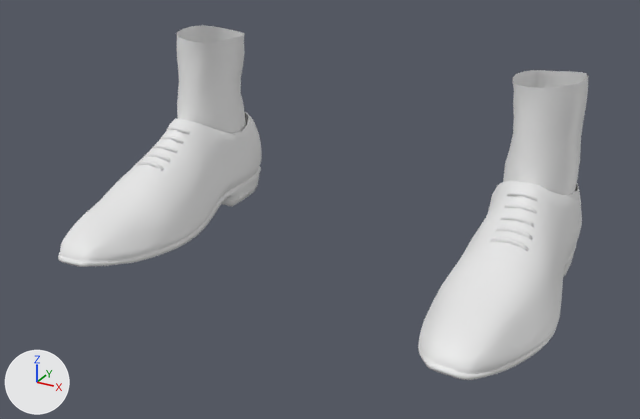
Two versions of the FBX model unity/Assets/SecondFace/People/Player/player_m__mindfront_shoes_oxford_male.fbx, one commit apart.
Before and after are seen from a camera (50 mm lens) standing at (0.405, -0.84, 0.409) and looking at (0.01, -0.123, 0.05). The axes (+X, +Y, +Z) are drawn at lower left. The lights are the same throughout. The older version comes first. Objects named as collision shapes, trigger or cutter boxes, shadow casters or lower levels of detail are left out.

Objects in the first picture: 'Cloth_mindfront_shoes_oxford_male_LOD0'.
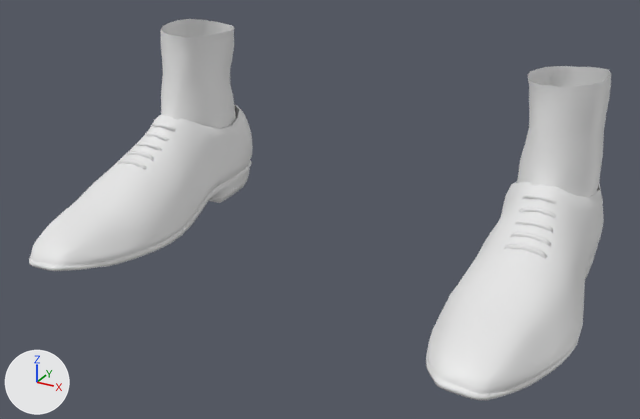
The newer file adds a shape key; the second version is drawn at full value of the shape key 'body-legs-decr' of 'Cloth_mindfront_shoes_oxford_male_LOD0', and the change is written as the vertex moves it makes.

Boxes (x1, y1, x2, y2) around the edits, measured in the pictures (640 x 419 px; the box of a moved part takes in the faces that stretch with it):
'Cloth_mindfront_shoes_oxford_male_LOD0', reshaped (10% wider, 7% taller)
    before: (58, 25, 588, 380)
    after: (29, 19, 611, 400)
part 1 of me_cloth_mindfront_shoes_oxford_male_lod0, moved or reshaped
    before: (490, 237, 529, 251)
    after: (504, 243, 548, 259)
part 2 of me_cloth_mindfront_shoes_oxford_male_lod0, moved or reshaped
    before: (495, 226, 532, 240)
    after: (510, 232, 551, 246)
part 3 of me_cloth_mindfront_shoes_oxford_male_lod0, moved or reshaped
    before: (500, 215, 534, 227)
    after: (515, 220, 553, 233)
part 4 of me_cloth_mindfront_shoes_oxford_male_lod0, moved or reshaped
    before: (504, 203, 537, 214)
    after: (519, 207, 556, 218)
part 5 of me_cloth_mindfront_shoes_oxford_male_lod0, moved or reshaped
    before: (507, 191, 538, 201)
    after: (522, 194, 557, 204)
part 6 of me_cloth_mindfront_shoes_oxford_male_lod0, moved or reshaped
    before: (418, 180, 582, 380)
    after: (426, 182, 604, 400)
part 7 of me_cloth_mindfront_shoes_oxford_male_lod0, moved or reshaped
    before: (137, 161, 163, 170)
    after: (118, 159, 146, 170)
part 8 of me_cloth_mindfront_shoes_oxford_male_lod0, moved or reshaped
    before: (145, 153, 170, 162)
    after: (126, 151, 154, 161)
part 9 of me_cloth_mindfront_shoes_oxford_male_lod0, moved or reshaped
    before: (153, 144, 177, 153)
    after: (136, 142, 162, 151)
part 10 of me_cloth_mindfront_shoes_oxford_male_lod0, moved or reshaped
    before: (160, 135, 184, 144)
    after: (144, 132, 169, 141)
part 11 of me_cloth_mindfront_shoes_oxford_male_lod0, moved or reshaped
    before: (167, 126, 190, 135)
    after: (151, 123, 176, 132)
part 12 of me_cloth_mindfront_shoes_oxford_male_lod0, moved or reshaped
    before: (58, 112, 262, 267)
    after: (29, 105, 253, 271)
part 13 of me_cloth_mindfront_shoes_oxford_male_lod0, moved or reshaped
    before: (503, 70, 588, 195)
    after: (517, 66, 611, 198)
part 14 of me_cloth_mindfront_shoes_oxford_male_lod0, moved or reshaped
    before: (177, 25, 246, 133)
    after: (161, 19, 236, 129)

Diff of the bpy script that builds the scene:
```diff
--- a/unity/Assets/SecondFace/People/Player/player_m__mindfront_shoes_oxford_male.fbx.py
+++ b/unity/Assets/SecondFace/People/Player/player_m__mindfront_shoes_oxford_male.fbx.py
@@ me_cloth_mindfront_shoes_oxford_male_lod0 @@
-me_cloth_mindfront_shoes_oxford_male_lod0.from_pydata(...)  # 2173 vertices, 3999 faces; spans x -0.259..0.259, y -0.261..0.059, z -0.018..0.186
+me_cloth_mindfront_shoes_oxford_male_lod0.from_pydata(...)  # 2173 vertices, 3999 faces; spans x -0.282..0.282, y -0.282..0.062, z -0.018..0.191
+# me_cloth_mindfront_shoes_oxford_male_lod0 part 1: the loose piece of 37 vertices spanning x 0.188..0.224, y -0.125..-0.12, z 0.053..0.062 is scaled about its middle by (1.08, 1.08, 1.01), then moved by (0.018, -0.009, 0.001)
+# me_cloth_mindfront_shoes_oxford_male_lod0 part 2: the loose piece of 37 vertices spanning x 0.188..0.222, y -0.112..-0.106, z 0.058..0.068 is scaled about its middle by (1.08, 1.07, 1.01), then moved by (0.018, -0.008, 0.002)
+# me_cloth_mindfront_shoes_oxford_male_lod0 part 3: the loose piece of 38 vertices spanning x 0.187..0.22, y -0.1..-0.093, z 0.064..0.074 is scaled about its middle by (1.08, 1.07, 1), then moved by (0.018, -0.007, 0.002)
+# me_cloth_mindfront_shoes_oxford_male_lod0 part 4: the loose piece of 38 vertices spanning x 0.186..0.219, y -0.088..-0.082, z 0.072..0.082 is scaled about its middle by (1.08, 1.07, 1), then moved by (0.018, -0.006, 0.002)
+# me_cloth_mindfront_shoes_oxford_male_lod0 part 5: the loose piece of 40 vertices spanning x 0.185..0.217, y -0.079..-0.07, z 0.08..0.09 is scaled about its middle by (1.08, 1.06, 0.998), then moved by (0.018, -0.005, 0.003)
+# me_cloth_mindfront_shoes_oxford_male_lod0 part 6: the loose piece of 708 vertices spanning x 0.148..0.259, y -0.261..0.059, z -0.018..0.095 is multiplied about its middle by the matrix ((1.082, 0.001, -0.005), (0.001, 1.078, 0.02), (-0.005, 0.014, 1.004)), then moved by (0.018, -0.008, 0.002)
+# me_cloth_mindfront_shoes_oxford_male_lod0 part 7: the loose piece of 38 vertices spanning x -0.224..-0.188, y -0.125..-0.12, z 0.053..0.062 is scaled about its middle by (1.08, 1.08, 1.01), then moved by (-0.018, -0.009, 0.001)
+# me_cloth_mindfront_shoes_oxford_male_lod0 part 8: the loose piece of 38 vertices spanning x -0.222..-0.188, y -0.112..-0.106, z 0.058..0.068 is scaled about its middle by (1.08, 1.07, 1.01), then moved by (-0.018, -0.008, 0.002)
+# me_cloth_mindfront_shoes_oxford_male_lod0 part 9: the loose piece of 38 vertices spanning x -0.22..-0.187, y -0.1..-0.093, z 0.064..0.074 is scaled about its middle by (1.08, 1.07, 1), then moved by (-0.018, -0.007, 0.002)
+# me_cloth_mindfront_shoes_oxford_male_lod0 part 10: the loose piece of 38 vertices spanning x -0.219..-0.186, y -0.088..-0.082, z 0.072..0.082 is scaled about its middle by (1.08, 1.07, 1), then moved by (-0.018, -0.006, 0.002)
+# me_cloth_mindfront_shoes_oxford_male_lod0 part 11: the loose piece of 40 vertices spanning x -0.217..-0.185, y -0.079..-0.07, z 0.08..0.09 is scaled about its middle by (1.08, 1.06, 0.998), then moved by (-0.018, -0.005, 0.003)
+# me_cloth_mindfront_shoes_oxford_male_lod0 part 12: the loose piece of 719 vertices spanning x -0.259..-0.148, y -0.261..0.059, z -0.018..0.095 is multiplied about its middle by the matrix ((1.082, -0.001, 0.005), (-0.001, 1.078, 0.02), (0.004, 0.014, 1.004)), then moved by (-0.018, -0.008, 0.002)
+# me_cloth_mindfront_shoes_oxford_male_lod0 part 13: 183 of 2173 vertices moved; they spanned x 0.164..0.238, y -0.093..0.049, z 0.029..0.186 and now span x 0.179..0.259, y -0.101..0.053, z 0.032..0.191; mean shift (0.018, -0.001, 0.007); largest move (0.232, -0.011, 0.126) -> (0.252, -0.012, 0.135)
+# me_cloth_mindfront_shoes_oxford_male_lod0 part 14: 181 of 2173 vertices moved; they spanned x -0.238..-0.164, y -0.093..0.049, z 0.029..0.186 and now span x -0.259..-0.179, y -0.101..0.053, z 0.032..0.191; mean shift (-0.018, -0.001, 0.007); largest move (-0.232, -0.011, 0.126) -> (-0.252, -0.012, 0.135)
 me_cloth_mindfront_shoes_oxford_male_lod0.materials.append(mat_mat_cloth_mindfront_shoes_oxford_male_d)
```
